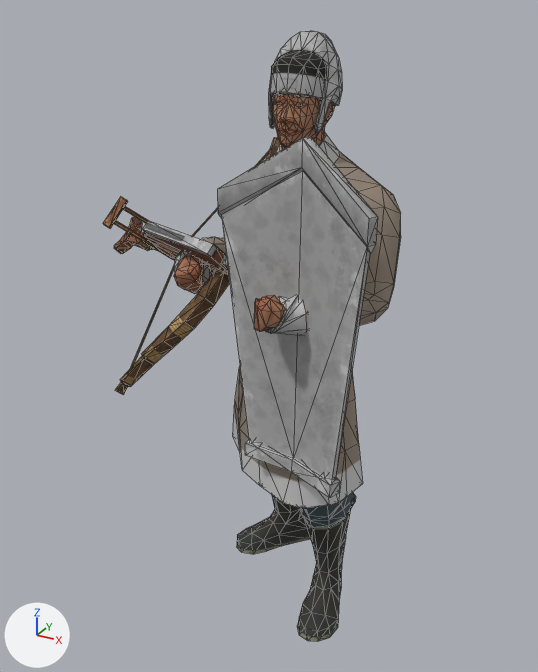
The glTF model public/assets/unit-models/30-chukonu.glb as it was, and as the next commit left it.
Rendered twice from a 50 mm camera at (1.1, -2.24, 2.19) aimed at (-0.1, -0.06, 1.1). The lights are fixed; the arrows at lower left show +X, +Y and +Z. The picture after the commit comes second. Mesh edges are drawn as thin lines. Vertices at exactly the same position are counted once.
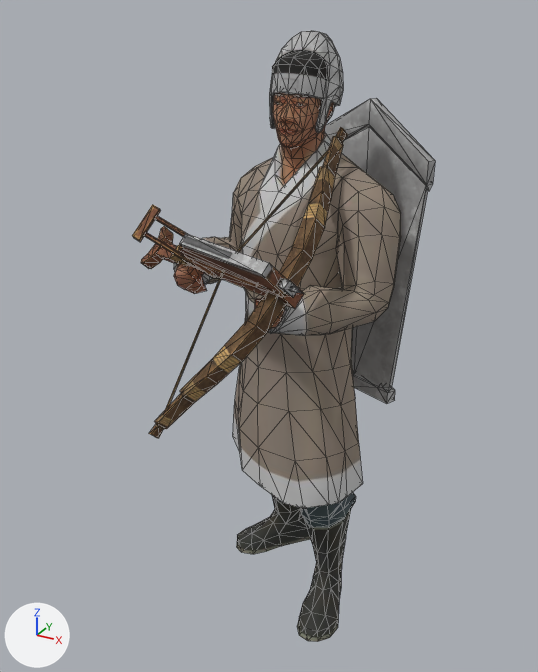
Location of each change, [x1, y1, x2, y2] in pixels of the pictures (538 x 672 px; the box of a moved part takes in the faces that stretch with it):
'Mesh_0', reshaped
    before: [103, 30, 401, 642]
    after: [132, 30, 435, 642]
part 1 of me_mesh_0, moved or reshaped
    before: [142, 221, 228, 272]
    after: [179, 233, 286, 296]
part 2 of me_mesh_0, moved or reshaped
    before: [221, 257, 228, 269]
    after: [277, 278, 299, 297]
part 3 of me_mesh_0, moved or reshaped (not visible before)
    after: [290, 287, 304, 294]
part 4 of me_mesh_0, moved or reshaped
    before: [103, 197, 128, 228]
    after: [132, 205, 160, 242]
part 5 of me_mesh_0, moved or reshaped
    before: [113, 220, 175, 260]
    after: [143, 232, 217, 278]
part 6 of me_mesh_0, moved or reshaped
    before: [122, 206, 149, 223]
    after: [154, 215, 186, 237]
part 7 of me_mesh_0, moved or reshaped
    before: [127, 230, 229, 278]
    after: [156, 242, 304, 309]
part 8 of me_mesh_0, moved or reshaped
    before: [115, 270, 230, 395]
    after: [149, 292, 287, 438]
part 9 of me_mesh_0, moved or reshaped (mostly hidden before)
    before: [225, 136, 280, 255]
    after: [279, 127, 348, 286]
part 10 of me_mesh_0, moved or reshaped
    before: [130, 252, 180, 368]
    after: [165, 270, 224, 410]
part 11 of me_mesh_0, moved or reshaped (mostly hidden)
    before: [192, 151, 269, 236]
    after: [238, 150, 328, 252]
part 12 of me_mesh_0, moved or reshaped
    before: [114, 216, 143, 254]
    after: [141, 226, 173, 269]
part 13 of me_mesh_0, moved or reshaped
    before: [221, 171, 370, 481]
    after: [342, 127, 428, 389]
part 14 of me_mesh_0, moved or reshaped
    before: [217, 137, 378, 253]
    after: [325, 98, 435, 191]
part 15 of me_mesh_0, moved or reshaped
    before: [245, 440, 340, 498]
    after: [353, 374, 395, 404]

What the commit changed:
me_mesh_0 is used by ob_mesh_0; location (0.0, 0.0, 0.0).
me_mesh_0 had 1133 vertices, 2144 faces and spanned x -0.94..0.4, y -0.47..0.29, z -0.01..2.13.
me_mesh_0 now has 1133 vertices, 2144 faces and spans x -0.59..0.37, y -0.73..0.38, z -0.01..2.13.
me_mesh_0 part 1: the loose piece of 16 vertices spanning x -0.64..-0.17, y -0.28..0.0, z 1.37..1.49 is moved by (0.35, -0.26, 0.07).
me_mesh_0 part 2: the loose piece of 8 vertices spanning x -0.19..-0.14, y -0.24..-0.17, z 1.38..1.43 is moved by (0.35, -0.26, 0.07).
me_mesh_0 part 3: the loose piece of 9 vertices spanning x -0.18..-0.1, y -0.23..-0.19, z 1.4..1.41 is moved by (0.35, -0.26, 0.07).
me_mesh_0 part 4: the loose piece of 8 vertices spanning x -0.78..-0.72, y -0.13..-0.03, z 1.43..1.54 is moved by (0.35, -0.26, 0.07).
me_mesh_0 part 5: the loose piece of 10 vertices spanning x -0.75..-0.51, y -0.11..-0.03, z 1.32..1.47 is moved by (0.35, -0.26, 0.07).
me_mesh_0 part 6: the loose piece of 10 vertices spanning x -0.74..-0.49, y -0.07..0.01, z 1.37..1.51 is moved by (0.35, -0.26, 0.07).
me_mesh_0 part 7: the loose piece of 30 vertices spanning x -0.89..-0.16, y -0.2..0.19, z 1.28..1.42 is moved by (0.35, -0.26, 0.07).
me_mesh_0 part 8: the loose piece of 32 vertices spanning x -0.49..-0.19, y -0.47..-0.13, z 0.95..1.37 is moved by (0.35, -0.26, 0.07).
me_mesh_0 part 9: the loose piece of 32 vertices spanning x -0.24..-0.16, y -0.15..0.28, z 1.36..1.79 is moved by (0.35, -0.26, 0.07).
me_mesh_0 part 10: the loose piece of 6 vertices spanning x -0.48..-0.43, y -0.43..-0.11, z 0.99..1.39 is moved by (0.35, -0.26, 0.07).
me_mesh_0 part 11: the loose piece of 6 vertices spanning x -0.43..-0.22, y -0.09..0.25, z 1.41..1.75 is moved by (0.35, -0.26, 0.07).
me_mesh_0 part 12: the loose piece of 24 vertices spanning x -0.94..-0.86, y 0.11..0.24, z 1.24..1.39 is moved by (0.35, -0.26, 0.07).
me_mesh_0 part 13: the loose piece of 12 vertices spanning x -0.17..0.39, y -0.39..-0.23, z 0.78..1.76 is moved by (-0.03, 0.6, 0.05).
me_mesh_0 part 14: the loose piece of 15 vertices spanning x -0.18..0.4, y -0.4..-0.21, z 1.57..1.85 is moved by (-0.03, 0.6, 0.05).
me_mesh_0 part 15: the loose piece of 27 vertices spanning x -0.07..0.32, y -0.38..-0.24, z 0.73..0.81 is moved by (-0.03, 0.6, 0.05).
